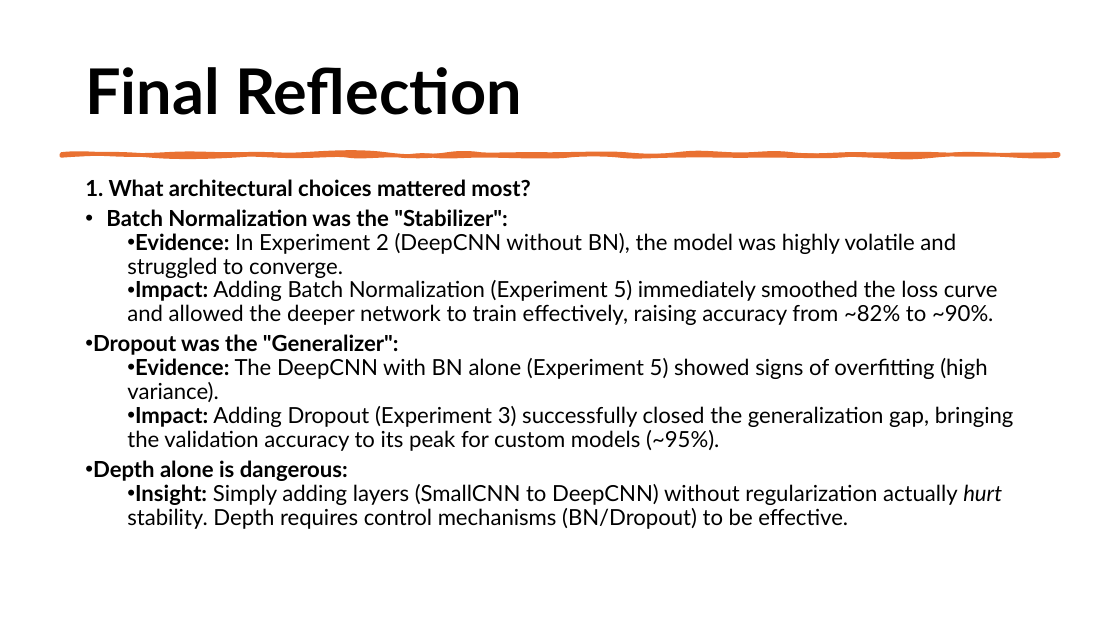
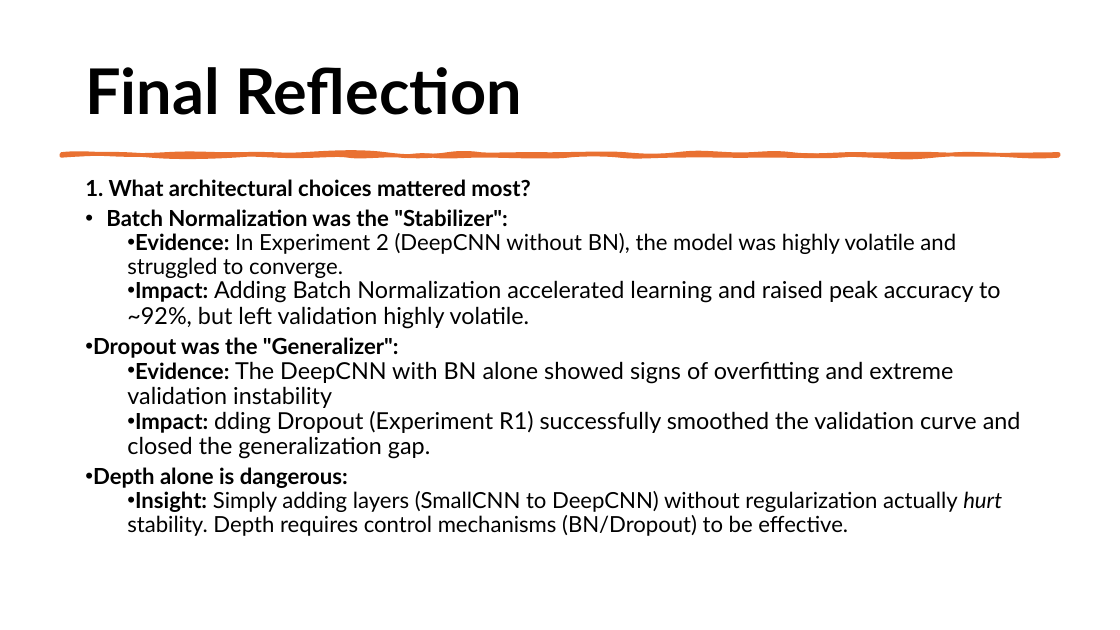
Before and after one commit to shirazkh/bananaClassification, a slide deck: slide 16 of final_presentation.pptx. Drawn at 1120x630 pixels with LibreOffice and Linux fonts; fonts in the diff are those of the drawing. Boxes give left, top, right and bottom in pixels: in the first picture for what was removed or moved away, otherwise in the second. Text is boxed around its words. In the diff, an @@ line names an element or a change of style, - is before the commit and + after.

```diff
--- a/final_presentation.pptx
+++ b/final_presentation.pptx
@@ text at <box>127,280,1001,329</box>: text changed; size 19 to 20 pt @@
-  • Impact: Adding Batch Normalization (Experiment 5) immediately smoothed the loss curve and allowed the deeper network to train effectively, raising accuracy from ~82% to ~90%.
+  • Impact: Adding Batch Normalization accelerated learning and raised peak accuracy to ~92%, but left validation highly volatile.
@@ text at <box>127,361,1021,459</box>: text changed; size 19 to 20 pt @@
-  • Evidence: The DeepCNN with BN alone (Experiment 5) showed signs of overfitting (high variance).
-  • Impact: Adding Dropout (Experiment 3) successfully closed the generalization gap, bringing the validation accuracy to its peak for custom models (~95%).
+  • Evidence: The DeepCNN with BN alone showed signs of overfitting and extreme validation instability
+  • Impact: dding Dropout (Experiment R1) successfully smoothed the validation curve and closed the generalization gap.
```
